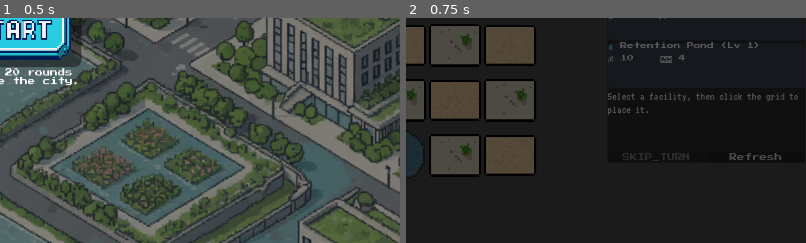
Above: before the commit, frames 1-2 (left to right).
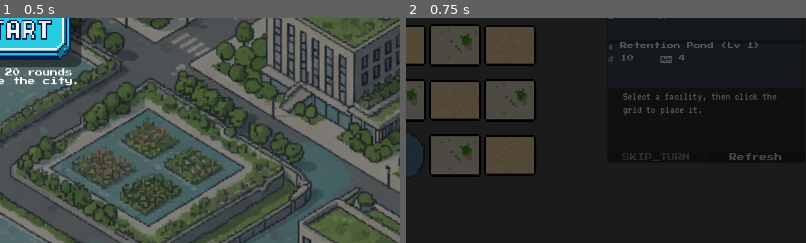
Above: after the commit, the same moments.

Repository: TinghaoHUANG/Adaptopolis-demo
Game: Godot game, scene res://scenes/main.tscn
The game is run twice, just before and just after one commit, with the same random seed, the same clock (stepped at 60 frames per second) and the same inputs.
Inputs (mouse positions are % of the whole screen's width and height, from its top left):
- Up to frame 1 (0.5 s): no input
- Up to frame 2 (0.75 s): click (50, 53) at 0.5 s
The pictures show only the part of the screen within x 49-99%, y 50-100%; the shares and areas given below are measured in that part.

Frame 1 is identical in both runs. In frame 2, 0.9% of the frame differs, in the area x 50-98%, y 33-44%.

Commit message:
Fix tutorial font, shop warnings, and file encoding

Diff:
--- a/scenes/main.tscn
+++ b/scenes/main.tscn
@@ -117,8 +117,9 @@
 visible = false
 z_index = 200
 z_as_relative = false
-offset_right = 244.0
-offset_bottom = 185.0
+custom_minimum_size = Vector2(320, 260)
+offset_right = 320.0
+offset_bottom = 320.0
 
 [node name="Margin" type="MarginContainer" parent="UI/CardInfo"]
 layout_mode = 2
@@ -137,7 +138,7 @@
 horizontal_alignment = 1
 
 [node name="Details" type="RichTextLabel" parent="UI/CardInfo/Margin/VBox"]
-custom_minimum_size = Vector2(220, 80)
+custom_minimum_size = Vector2(260, 180)
 layout_mode = 2
 size_flags_vertical = 3
 theme_override_constants/line_separation = 2
@@ -321,6 +322,7 @@
 script = ExtResource("5")
 offers_container_path = NodePath("MarginContainer/VBox/OfferList")
 detail_label_path = NodePath("MarginContainer/VBox/DetailLabel")
+warning_label_path = NodePath("MarginContainer/VBox/WarningLabel")
 skip_button_path = NodePath("MarginContainer/VBox/Controls/SkipButton")
 refresh_button_path = NodePath("MarginContainer/VBox/Controls/RefreshButton")
 
@@ -343,10 +345,18 @@
 size_flags_vertical = 3
 
 [node name="DetailLabel" type="Label" parent="UI/ShopPanel/MarginContainer/VBox"]
-custom_minimum_size = Vector2(0, 140)
-layout_mode = 2
+custom_minimum_size = Vector2(400, 140)
+layout_mode = 2
+size_flags_horizontal = 4
 size_flags_vertical = 3
 text = "Select a facility, then click the grid to place it."
+autowrap_mode = 2
+
+[node name="WarningLabel" type="Label" parent="UI/ShopPanel/MarginContainer/VBox"]
+custom_minimum_size = Vector2(400, 100)
+layout_mode = 2
+size_flags_horizontal = 4
+theme_override_colors/font_color = Color(1, 0.341176, 0.341176, 1)
 autowrap_mode = 2
 
 [node name="Controls" type="HBoxContainer" parent="UI/ShopPanel/MarginContainer/VBox"]
--- a/scripts/main.gd
+++ b/scripts/main.gd
@@ -289,6 +289,7 @@
 		hud_container.visible = true
 	if shop_display:
 		_shop_display_call("clear_selection")
+	_shop_display_call("clear_warning", [])
 	var offers: Array = _shop_refresh_offers()
 	_on_offers_changed(offers)
 	var forecast_range := _update_forecast()
@@ -419,6 +420,7 @@
 		_grid_display_call("refresh_all")
 	if shop_display:
 		_shop_display_call("clear_selection")
+	_shop_display_call("clear_warning", [])
 	_show_status("Placed %s (Lv %d)." % [facility.name, facility.level])
 	_update_button_state()
 	_shop_refresh_offers()
@@ -447,6 +449,7 @@
 		"Placement failed":
 			message = "Placement failed unexpectedly."
 	_show_warning(message)
+	_shop_display_call("set_warning", [message])
 
 func _on_shop_offer_selected(index: int) -> void:
 	if _is_dragging():
@@ -457,6 +460,7 @@
 		_clear_selection_preview()
 		return
 	selected_offer_index = index
+	_shop_display_call("clear_warning", [])
 	if index < 0:
 		_clear_selection_preview()
 		_show_status("Select a facility to prepare for placement.")
@@ -479,6 +483,7 @@
 		_clear_selection_preview()
 		if shop_display:
 			_shop_display_call("clear_selection")
+		_shop_display_call("clear_warning", [])
 		_show_status("Skipped offer. Pick another facility when ready.")
 
 func _on_shop_refresh_requested() -> void:
@@ -490,6 +495,7 @@
 	_clear_selection_preview()
 	if shop_display:
 		_shop_display_call("clear_selection")
+	_shop_display_call("clear_warning", [])
 	_show_status("Shop refreshed with new options.")
 
 func _cancel_hover_schedule() -> void:
@@ -540,7 +546,8 @@
 			_clear_selection_preview()
 			if shop_display:
 				_shop_display_call("clear_selection")
-		return
+			_shop_display_call("clear_warning", [])
+			return
 	var existing := grid_manager.get_facility_at(position) if grid_manager else null
 	if existing:
 		_begin_facility_drag(existing)
@@ -825,6 +832,7 @@
 	_hide_card_info()
 	selected_offer_index = -1
 	_shop_display_call("clear_selection")
+	_shop_display_call("clear_warning", [])
 	_update_button_state()
 	_show_status("Welcome to Adaptopolis! Press Start to begin.")
 
@@ -871,6 +879,7 @@
 	_clear_selection_preview()
 	_hide_facility_info()
 	_shop_display_call("clear_selection")
+	_shop_display_call("clear_warning", [])
 	var completed_rounds: int = 0
 	if city_state:
 		completed_rounds = max(city_state.round_number - 1, 0)
--- a/scripts/shop_display.gd
+++ b/scripts/shop_display.gd
@@ -8,13 +8,13 @@
 class_name ShopDisplay
 extends PanelContainer
 
-
 signal offer_selected(index: int)
 signal skip_selected(index: int)
 signal refresh_requested()
 
 @export var offers_container_path: NodePath
 @export var detail_label_path: NodePath
+@export var warning_label_path: NodePath
 @export var skip_button_path: NodePath
 @export var refresh_button_path: NodePath
 
@@ -24,6 +24,7 @@
 var selected_index: int = -1
 var offers_container: VBoxContainer = null
 var detail_label: Label = null
+var warning_label: Label = null
 var skip_button: Button = null
 var refresh_button: Button = null
 
@@ -43,6 +44,7 @@
 	button_group.allow_unpress = true
 	offers_container = get_node_or_null(offers_container_path) as VBoxContainer
 	detail_label = get_node_or_null(detail_label_path) as Label
+	warning_label = get_node_or_null(warning_label_path) as Label
 	skip_button = get_node_or_null(skip_button_path) as Button
 	refresh_button = get_node_or_null(refresh_button_path) as Button
 	if skip_button:
@@ -54,6 +56,10 @@
 	if detail_label and DETAIL_FONT:
 		detail_label.add_theme_font_override("font", DETAIL_FONT)
 		detail_label.add_theme_font_size_override("font_size", DETAIL_FONT_SIZE)
+	if warning_label:
+		warning_label.visible = false
+		warning_label.text = ""
+		warning_label.add_theme_color_override("font_color", Color(1.0, 0.34, 0.34))
 	_update_status_hint()
 
 func set_offers(new_offers: Array) -> void:
@@ -66,17 +72,28 @@
 	if detail_label:
 		detail_label.text = text
 
+func set_warning(text: String) -> void:
+	if warning_label == null:
+		return
+	warning_label.text = text
+	warning_label.visible = not text.is_empty()
+
+func clear_warning() -> void:
+	set_warning("")
+
 func clear_selection() -> void:
 	selected_index = -1
 	for button in buttons:
 		button.button_pressed = false
 	_update_status_hint()
+	clear_warning()
 	if offers_container and offers.is_empty():
 		set_status("No offers available.")
 
 func _rebuild_offer_list() -> void:
 	if offers_container == null:
 		return
+	clear_warning()
 	for button in buttons:
 		button.queue_free()
 	buttons.clear()
@@ -187,6 +204,7 @@
 			_update_status_hint()
 		return
 	selected_index = index
+	clear_warning()
 	emit_signal("offer_selected", index)
 	var facility: Facility = offers[index]
 	set_status(_build_detail_text(facility))
@@ -196,9 +214,11 @@
 func _on_skip_pressed() -> void:
 	if selected_index < 0:
 		return
+	clear_warning()
 	emit_signal("skip_selected", selected_index)
 
 func _on_refresh_pressed() -> void:
+	clear_warning()
 	emit_signal("refresh_requested")
 
 func _update_status_hint() -> void:
--- a/scripts/tutorial_overlay.gd
+++ b/scripts/tutorial_overlay.gd
@@ -131,17 +131,17 @@
 func _position_message_panel(highlight_rect: Rect2, screen_size: Vector2) -> void:
 	message_panel.reset_size()
 	var preferred_size: Vector2 = message_panel.get_combined_minimum_size()
-	var position: Vector2 = highlight_rect.position + Vector2(highlight_rect.size.x + 24.0, 0.0)
-	if position.x + preferred_size.x > screen_size.x:
-		position.x = max(24.0, highlight_rect.position.x - preferred_size.x - 24.0)
-	position.x = clamp(position.x, 24.0, screen_size.x - preferred_size.x - 24.0)
+	var panel_position: Vector2 = highlight_rect.position + Vector2(highlight_rect.size.x + 24.0, 0.0)
+	if panel_position.x + preferred_size.x > screen_size.x:
+		panel_position.x = max(24.0, highlight_rect.position.x - preferred_size.x - 24.0)
+	panel_position.x = clamp(panel_position.x, 24.0, screen_size.x - preferred_size.x - 24.0)
 
-	if position.y + preferred_size.y > screen_size.y:
-		position.y = max(24.0, screen_size.y - preferred_size.y - 24.0)
+	if panel_position.y + preferred_size.y > screen_size.y:
+		panel_position.y = max(24.0, screen_size.y - preferred_size.y - 24.0)
 	else:
-		position.y = max(24.0, min(position.y, screen_size.y - preferred_size.y - 24.0))
+		panel_position.y = max(24.0, min(panel_position.y, screen_size.y - preferred_size.y - 24.0))
 
-	message_panel.position = position
+	message_panel.position = panel_position
 
 func _clamp_rect_to_screen(rect: Rect2, screen_size: Vector2) -> Rect2:
 	var clamped := rect
Not shown: 1 places in scenes/main.tscn that only renumber resources
